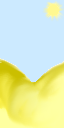
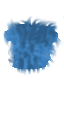
Comparing the layer stacks of the two 64×128 images. Changes:
added layer "body_reg_hairy_blue" above "body_reg_hairy_yellow" over (0, 0, 64, 77)
hid "background_desert" over (0, 0, 64, 128)
